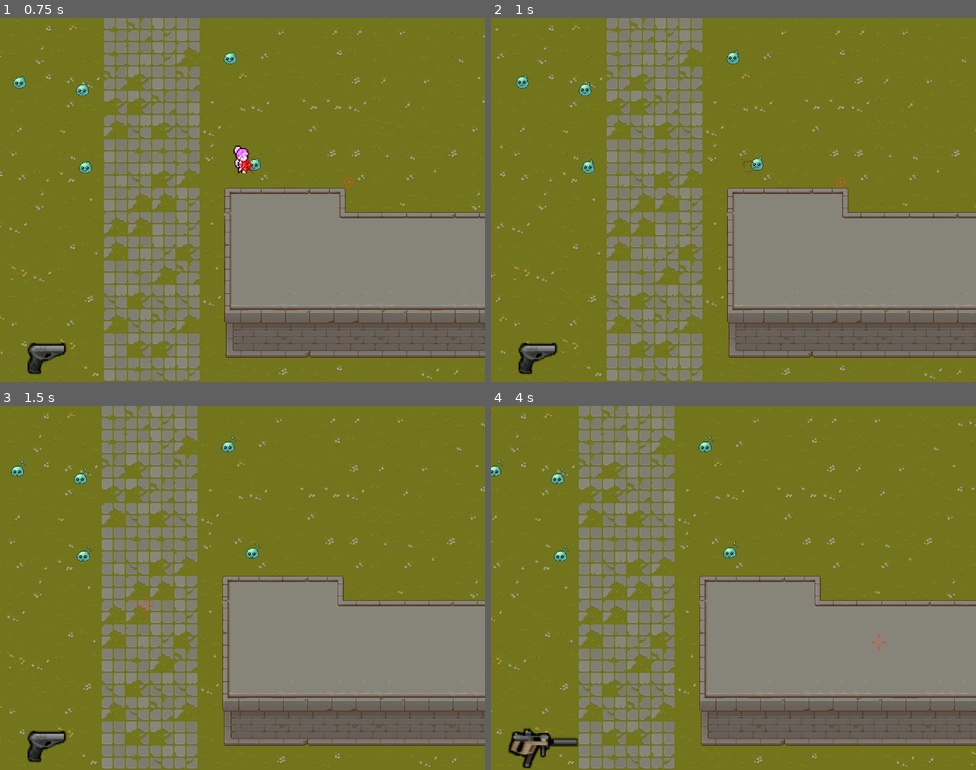
Above: before the commit, frames 1-4 (two rows, left to right).
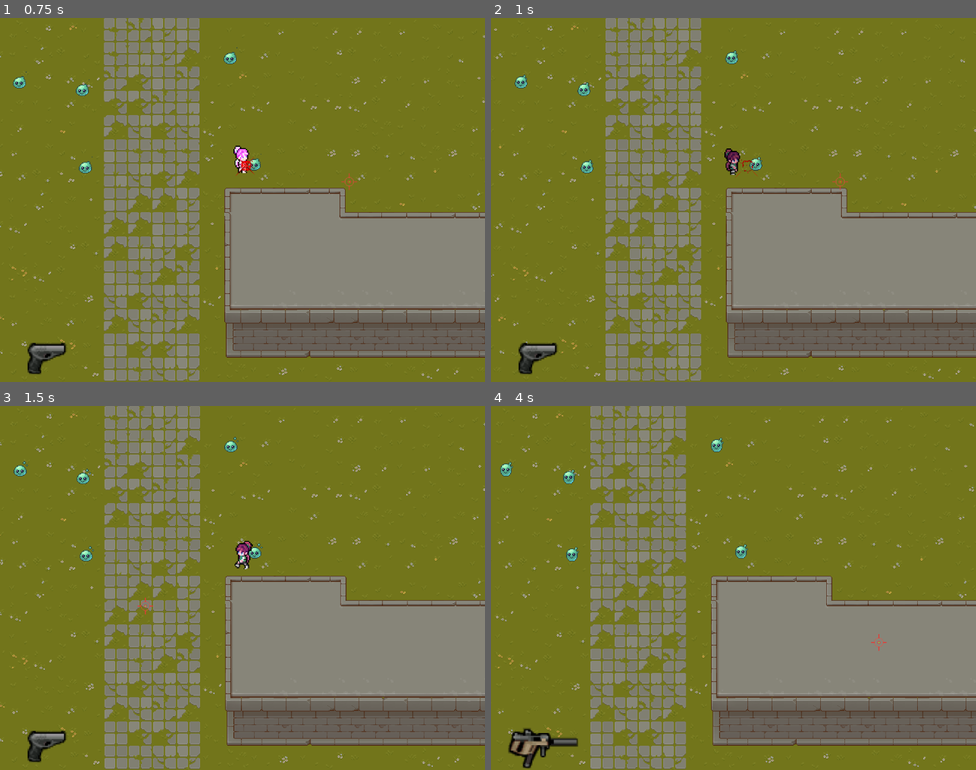
Above: after the commit, the same moments.

Repository: pinedsman/top-down-adventure
Game: Godot game, scene res://scenes/main.tscn
Two runs of this game, one before a commit and one after it. Both use one fixed random seed, a clock stepped at 60 frames per second and the inputs below.
Inputs (mouse positions are in pixels of both pictures, inside the frame that each line leads up to):
- Up to frame 1 (0.75 s): tap Enter at 0.5 s; move the mouse to (349, 181) at 0.52 s; press the mouse at (349, 181) at 0.53 s; hold D (move_right) from 0.53 s (still down)
- Up to frame 2 (1 s): keep holding D (move_right); tap End (ui_end) at 0.8 s
- Up to frame 3 (1.5 s): move the mouse to (145, 606) at 1.27 s; release D (move_right) at 1.28 s; release the mouse at (145, 606) at 1.28 s; hold S (move_down) from 1.28 s (still down); tap End (ui_end) at 1.35 s
- Up to frame 4 (4 s): click (636, 606) at 1.55 s; move the mouse to (782, 507) at 2.02 s; release S (move_down) at 2.03 s; press the mouse at (782, 507) at 2.03 s; hold D (move_right) 2.03-2.78 s; tap End (ui_end) at 2.3, 2.85, 3.8 s; move the mouse to (709, 660) at 2.77 s; release the mouse at (709, 660) at 2.78 s; hold W (move_up) 2.78-3.53 s; click (709, 660) at 3.05 s; move the mouse to (879, 642) at 3.52 s; hold A (move_left) from 3.53 s (still down); hold Mouse wheel down (weapon_next) from 3.53 s (still down)

Frame 1 is identical in both runs. In frame 2, 6.7% of the frame differs, in the area x 0-100%, y 0-100%; in frame 3, 9.7%; in frame 4, 13%.

Commit message:
player hit stop

Diff:
--- a/scenes/player/player.tscn
+++ b/scenes/player/player.tscn
@@ -8,6 +8,7 @@
 [ext_resource type="Resource" uid="uid://c0h63vebtpiqg" path="res://resources/weapons/weapon_default.tres" id="3_v42im"]
 [ext_resource type="Resource" uid="uid://jheygwiu804r" path="res://resources/weapons/weapon_slow.tres" id="4_je7p5"]
 [ext_resource type="Texture2D" uid="uid://dfjggm4jqbonb" path="res://assets/Characters/Temp/Walk/walk.png" id="4_npwbq"]
+[ext_resource type="AudioStream" uid="uid://61ef7kksn0p6" path="res://assets/Sounds/player_impact.mp3" id="6_gx1jg"]
 [ext_resource type="AudioStream" uid="uid://bi1px5q0h0fkw" path="res://assets/Sounds/hurt.mp3" id="6_je7p5"]
 [ext_resource type="AudioStream" uid="uid://jbmf8l3laeu7" path="res://assets/Sounds/death.mp3" id="7_fm80t"]
 [ext_resource type="Shader" uid="uid://cto4s1uiaaekg" path="res://assets/laser_sight.gdshader" id="8_pn6s4"]
@@ -1127,8 +1128,10 @@
 script = ExtResource("1_524rm")
 anim_data = ExtResource("2_npwbq")
 weapons = Array[ExtResource("3_h17s1")]([ExtResource("4_je7p5"), ExtResource("3_v42im")])
+pre_hurt_sound = ExtResource("6_gx1jg")
 hurt_sound = ExtResource("6_je7p5")
 death_sound = ExtResource("7_fm80t")
+invulnerability_duration = 0.5
 
 [node name="MuzzleBehind" type="Marker2D" parent="." unique_id=983779752]
 
--- a/scripts/audio_pool.gd
+++ b/scripts/audio_pool.gd
@@ -24,10 +24,11 @@
 		_players.append(p)
 
 
-func play(stream: AudioStream, position: Vector2) -> void:
+func play(stream: AudioStream, position: Vector2, ignore_pause: bool = false) -> void:
 	assert(stream != null, "AudioPool.play: stream is null")
 	var player := _players[_index]
 	_index = (_index + 1) % _players.size()
+	player.process_mode = Node.PROCESS_MODE_ALWAYS if ignore_pause else Node.PROCESS_MODE_INHERIT
 	player.stream = stream
 	player.global_position = position
 	player.play()
--- a/scripts/enemy.gd
+++ b/scripts/enemy.gd
@@ -30,6 +30,7 @@
 		_flash_tween.kill()
 	sprite.modulate = Color(5.0, 5.0, 5.0)
 	_flash_tween = create_tween()
+	_flash_tween.set_pause_mode(Tween.TWEEN_PAUSE_PROCESS)
 	_flash_tween.tween_property(sprite, "modulate", Color.WHITE, 0.15)
 	if _health <= 0.0:
 		die()
--- a/scripts/player.gd
+++ b/scripts/player.gd
@@ -6,11 +6,13 @@
 @export var anim_data: PlayerAnimation
 @export var weapons: Array[Weapon]
 @export var max_health: float = 100.0
+@export var pre_hurt_sound: AudioStream
 @export var hurt_sound: AudioStream
 @export var death_sound: AudioStream
 @export var invulnerability_duration: float = 1.0
 @export var hit_duration: float = 0.3
 @export var knockback_force: float = 200.0
+@export var hit_stop_duration: float = 0.1
 
 signal weapon_changed(weapon: Weapon)
 signal health_changed(current: float, maximum: float)
@@ -95,11 +97,8 @@
 	_health = maxf(_health - amount, 0.0)
 	print("Player health: %.0f / %.0f" % [_health, max_health])
 	health_changed.emit(_health, max_health)
-	if _health <= 0.0:
-		die()
-		return
-	if hurt_sound:
-		AudioPool.play(hurt_sound, global_position)
+	AudioPool.play(pre_hurt_sound, global_position, true)
+	AudioPool.play(hurt_sound, global_position)
 
 	_knockback_velocity = knockback_direction
 	_is_hit = true
@@ -111,13 +110,19 @@
 		_flash_tween.kill()
 	sprite.modulate = Color(5.0, 5.0, 5.0)
 	_flash_tween = create_tween()
+	_flash_tween.set_pause_mode(Tween.TWEEN_PAUSE_PROCESS)
 	_flash_tween.tween_property(sprite, "modulate", Color.WHITE, 0.15)
+
+	_apply_hit_stop()
 
 func _tick_hit_state(delta: float) -> void:
 	if _is_hit:
 		_hit_timer -= delta
 		if _hit_timer <= 0.0:
 			_is_hit = false
+			if _health <= 0.0:
+				die()
+				return
 	if _invulnerable:
 		_invulnerable_timer -= delta
 		var sprite := $AnimatedSprite2D
@@ -201,8 +206,18 @@
 			_laser.reparent(target_muzzle)
 			_laser.position = Vector2.ZERO
 
+func _apply_hit_stop() -> void:
+	get_tree().paused = true
+	await get_tree().create_timer(hit_stop_duration, true, false, true).timeout
+	get_tree().paused = false
+	if not Input.is_action_pressed("shoot"):
+		_fire_held = false
+
 func die() -> void:
 	_is_dead = true
+	_invulnerable = false
+	$AnimatedSprite2D.visible = true
+	$AnimatedSprite2D.modulate = Color.WHITE
 	set_physics_process(false)
 	set_process_unhandled_input(false)
 	$WallCollision.set_deferred("disabled", true)
Not shown, added: assets/Sounds/player_impact.mp3.import
Not shown, added: assets/Sounds/player_impact.mp3
